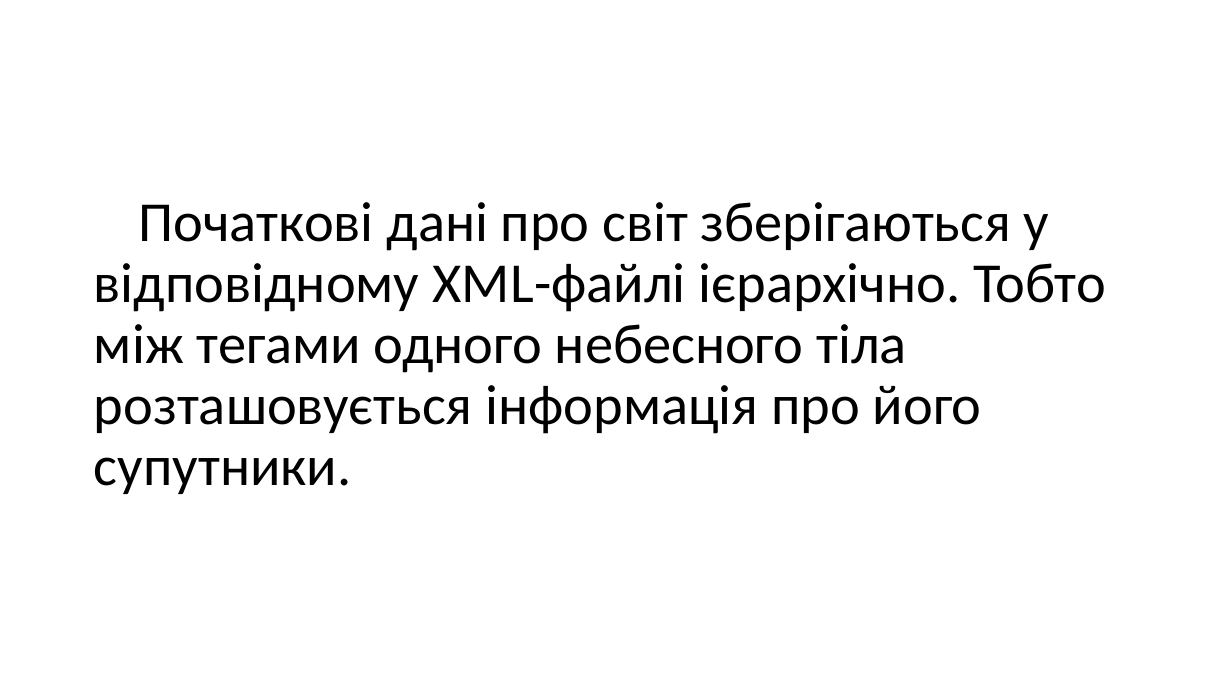
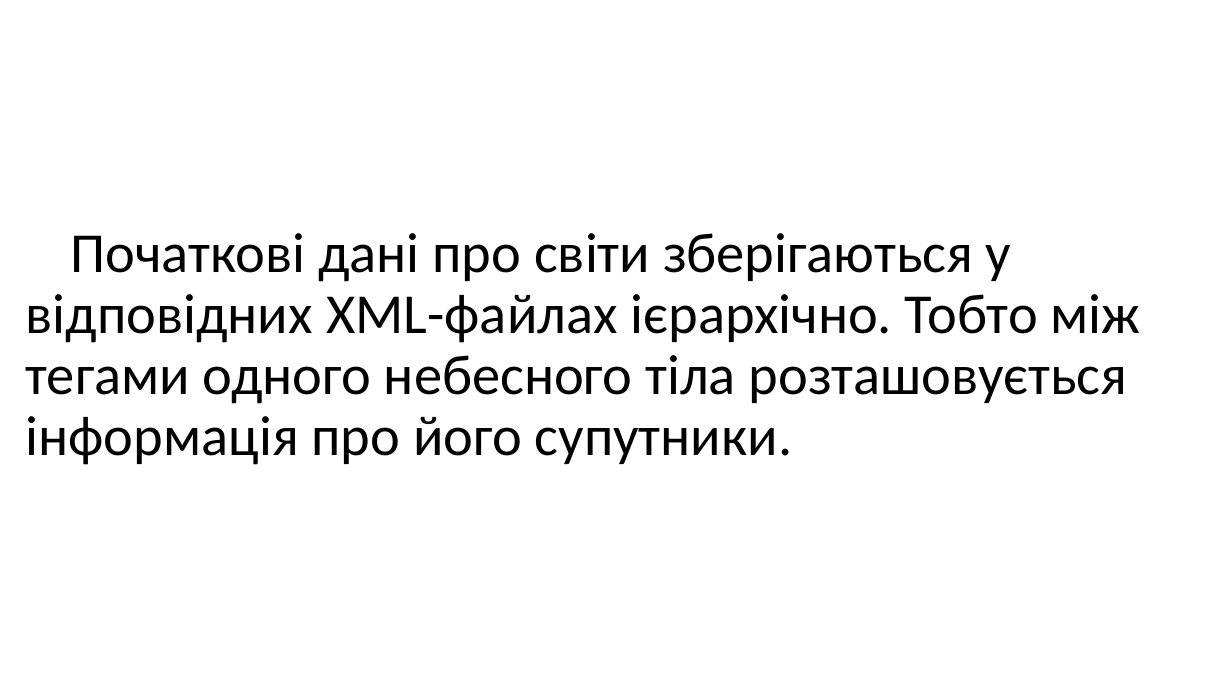
Before and after one commit to maldenol/spacepioneers, a slide deck: slide 9 of МАНУ2020.pptx. Drawn at 1232x693 pixels with LibreOffice and Linux fonts; fonts in the diff are those of the drawing; background and template pictures are left out. Boxes give left, top, right and bottom in pixels: in the first picture for what was removed or moved away, otherwise in the second. Text is boxed around its words. In the diff, an @@ line names an element or a change of style, - is before the commit and + after.

```diff
--- a/МАНУ2020.pptx
+++ b/МАНУ2020.pptx
@@ title at (26, 233, 1141, 465): text changed @@
-Початкові дані про світ зберігаються у відповідному XML-файлі ієрархічно. Тобто між тегами одного небесного тіла розташовується інформація про його супутники.
+Початкові дані про світи зберігаються у відповідних XML-файлах ієрархічно. Тобто між тегами одного небесного тіла розташовується інформація про його супутники.
```
Also in this commit, not shown: 11 other slides changed, 1 other file.
